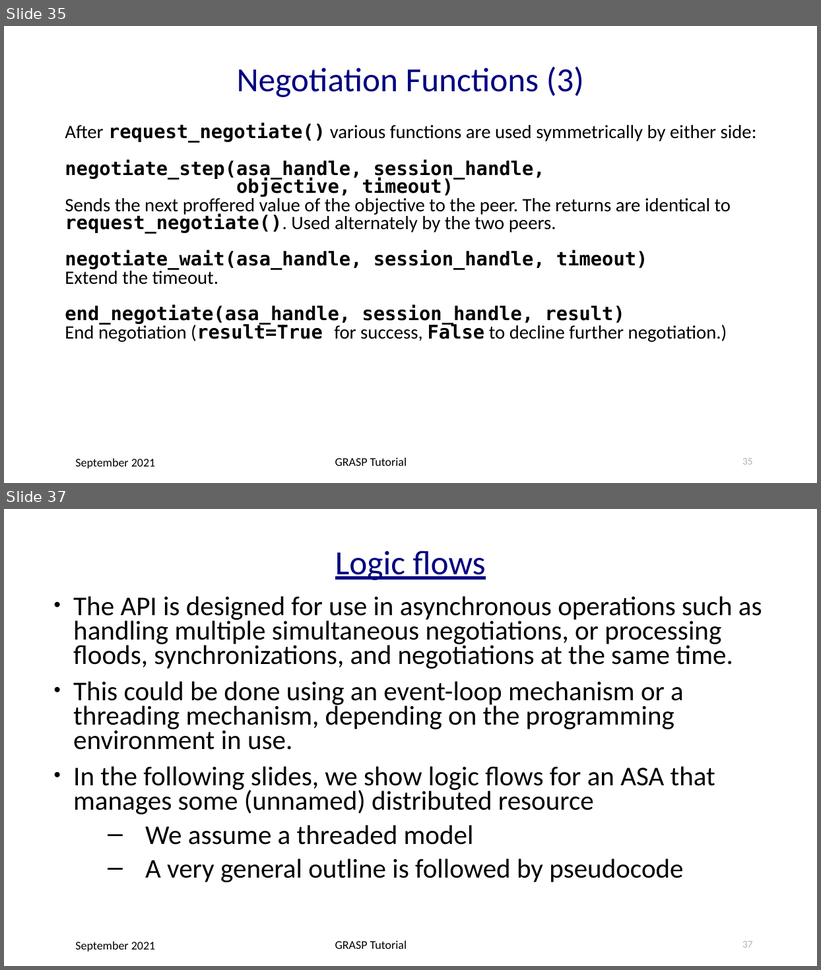
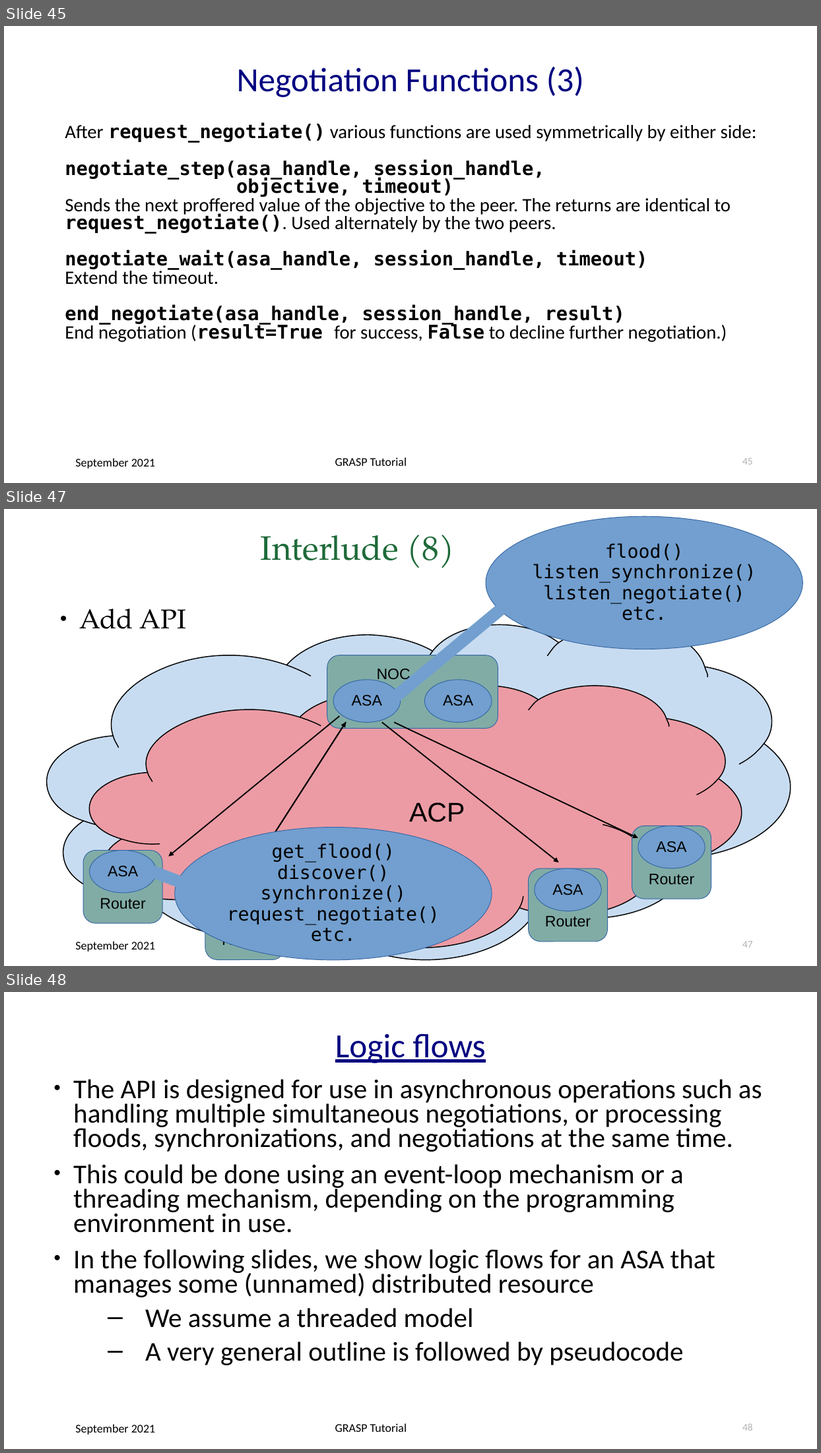
Before and after one commit to becarpenter/graspdoc, a slide deck: GRASP-tutorial.ppt. Shown one above the other, each under a label of ours: slides 35 and 37 before the commit, slides 45, 47 and 48 after it; the slides between them are not shown. The pictures are 821x970 and 821x1453 pixels, drawn with LibreOffice and Linux fonts; fonts in the diff are those of the drawing. Boxes give left, top, right and bottom in pixels: in the first picture for what was removed or moved away, otherwise in the second. Text is boxed around its words. In the diff, an @@ line names an element or a change of style, - is before the commit and + after.

```diff
--- a/GRASP-tutorial.ppt
+++ b/GRASP-tutorial.ppt
@@ slide 47 added at [4, 509, 817, 966], background #FFFFFF; not listed: 2 template elements that a slide beside it also shows @@
@@ ellipse added at [486, 516, 803, 649], fill #729FCF, outline #3465A4 0.74 pt, 22 pt, text #000000 @@
+flood()
+listen_synchronize()
+listen_negotiate()
+etc.
@@ title added at [261, 535, 454, 568], 40 pt, text #1E6A39 @@
+Interlude (8)
@@ line added from (504, 607) to (394, 698), #729FCF 14.4 pt @@
@@ freeform shape added at [47, 625, 790, 960], fill #C8DCF1, outline #000000 1.13 pt, 32 pt, text #000000 @@
+Site network
@@ text added at [80, 609, 186, 629], 32 pt, text #000000 @@
+● Add API
@@ rounded rectangle added at [327, 656, 498, 728], fill #81ACA6, outline #3465A4 0.74 pt, 18 pt, text #000000 @@
+NOC
@@ freeform shape added at [89, 686, 741, 948], fill #EC9BA4, outline #000000 1.13 pt, 32 pt, text #000000 @@
+ACP
@@ ellipse added at [333, 680, 400, 722], fill #729FCF, outline #3465A4 0.74 pt, 18 pt, text #000000 @@
+ASA
@@ ellipse added at [424, 680, 492, 722], fill #729FCF, outline #3465A4 0.74 pt, 18 pt, text #000000 @@
+ASA
@@ arrow added from (339, 716) to (168, 856), #000000 1.45 pt @@
@@ arrow added from (346, 722) to (248, 875), #000000 1.45 pt @@
@@ double arrow added from (346, 722) to (248, 875), #000000 1.45 pt @@
@@ arrow added from (382, 722) to (558, 863), #000000 1.45 pt @@
@@ arrow added from (394, 722) to (638, 838), #000000 1.45 pt @@
@@ ellipse added at [175, 827, 492, 960], fill #729FCF, outline #3465A4 0.74 pt, 22 pt, text #000000 @@
+get_flood()
+discover()
+synchronize()
+request_negotiate()
+etc.
@@ rounded rectangle added at [632, 826, 711, 899], fill #81ACA6, outline #3465A4 0.74 pt, 18 pt, text #000000 @@
+Router
@@ ellipse added at [638, 826, 705, 869], fill #729FCF, outline #3465A4 0.74 pt, 18 pt, text #000000 @@
+ASA
@@ rounded rectangle added at [83, 850, 162, 923], fill #81ACA6, outline #3465A4 0.74 pt, 18 pt, text #000000 @@
+Router
@@ ellipse added at [89, 850, 156, 893], fill #729FCF, outline #3465A4 0.74 pt, 18 pt, text #000000 @@
+ASA
@@ line added from (144, 869) to (193, 887), #729FCF 14.4 pt @@
@@ rounded rectangle added at [528, 869, 607, 942], fill #81ACA6, outline #3465A4 0.74 pt, 18 pt, text #000000 @@
+Router
@@ ellipse added at [534, 869, 601, 912], fill #729FCF, outline #3465A4 0.74 pt, 18 pt, text #000000 @@
+ASA
@@ rounded rectangle added at [205, 887, 284, 960], fill #81ACA6, outline #3465A4 0.74 pt, 18 pt, text #000000 @@
+Router
@@ ellipse added at [211, 887, 279, 929], fill #729FCF, outline #3465A4 0.74 pt, 18 pt, text #000000 @@
+ASA
@@ page number added at [743, 941, 753, 948], 12 pt, text #B2B2B2 @@
+47
@@ what was slide 35 is now slide 45 @@
@@ page number at [743, 458, 753, 465]: text changed @@
-35
+45
@@ what was slide 37 is now slide 48 @@
@@ page number at [743, 1424, 753, 1431]: text changed @@
-37
+48
```
Also in this commit, not shown: 4 slides changed, 11 other slides added, 2 other files.
